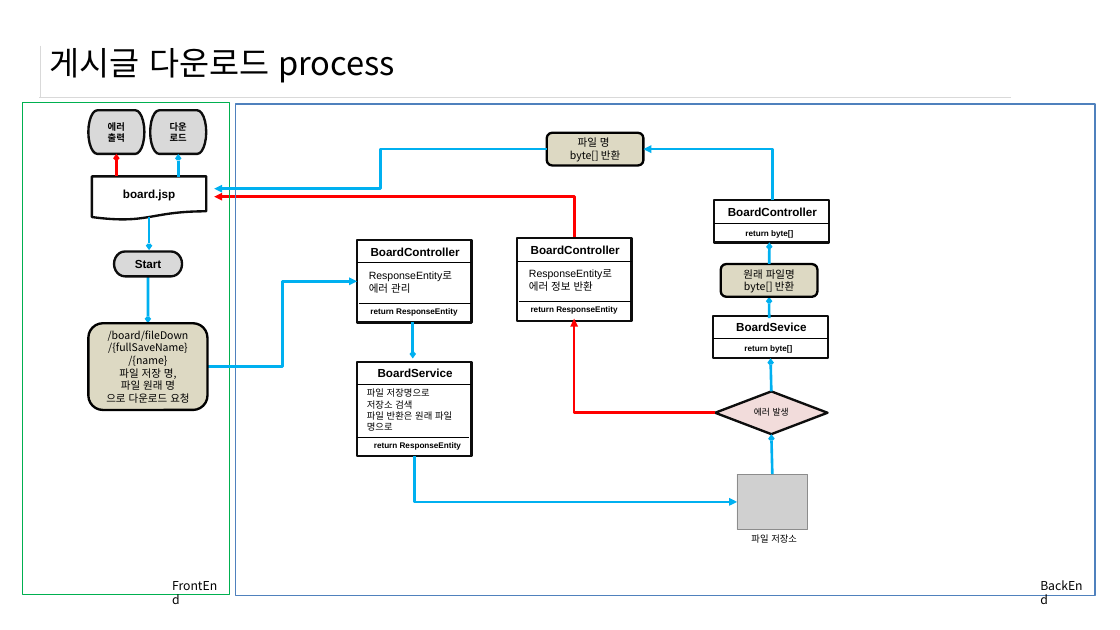
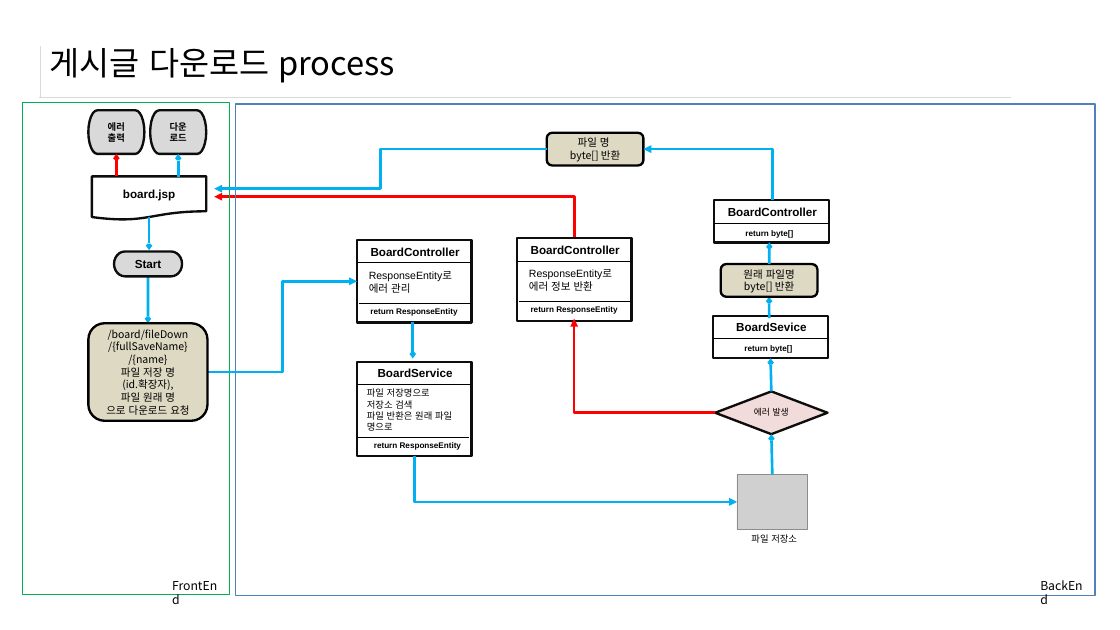
Before and after one commit to sujin9335/ERD, a slide deck: slide 8 of 김수진4.pptx (slide 9 before the commit). Drawn at 1120x630 pixels with LibreOffice and Linux fonts; fonts in the diff are those of the drawing; grey boxes stand for pictures. Boxes give left, top, right and bottom in pixels: in the first picture for what was removed or moved away, otherwise in the second. Text is boxed around its words. In the diff, an @@ line names an element or a change of style, - is before the commit and + after.

```diff
--- a/김수진4.pptx
+++ b/김수진4.pptx
@@ elbow arrow moved from (208, 366) - (357, 281) to (208, 372) - (357, 281) @@
@@ rounded rectangle "/board/fileDown": place and size @@
-rounded rectangle "/board/fileDown" at [88,323,208,410]
+rounded rectangle "/board/fileDown" at [88,323,208,421]
@@ text in rounded rectangle at [121,367,175,390]: text changed @@
-파일 저장 명,
+파일 저장 명
+(id.확장자),
```
Also in this commit, not shown: 4 other slides changed, 1 slide added, 1 slide removed, 3 other files.
